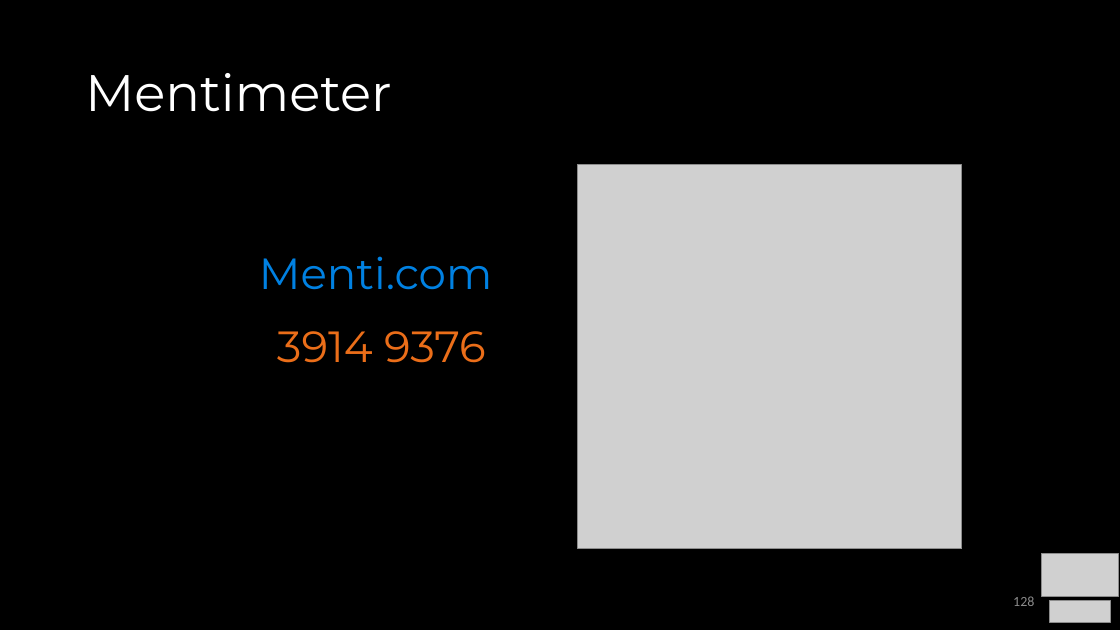
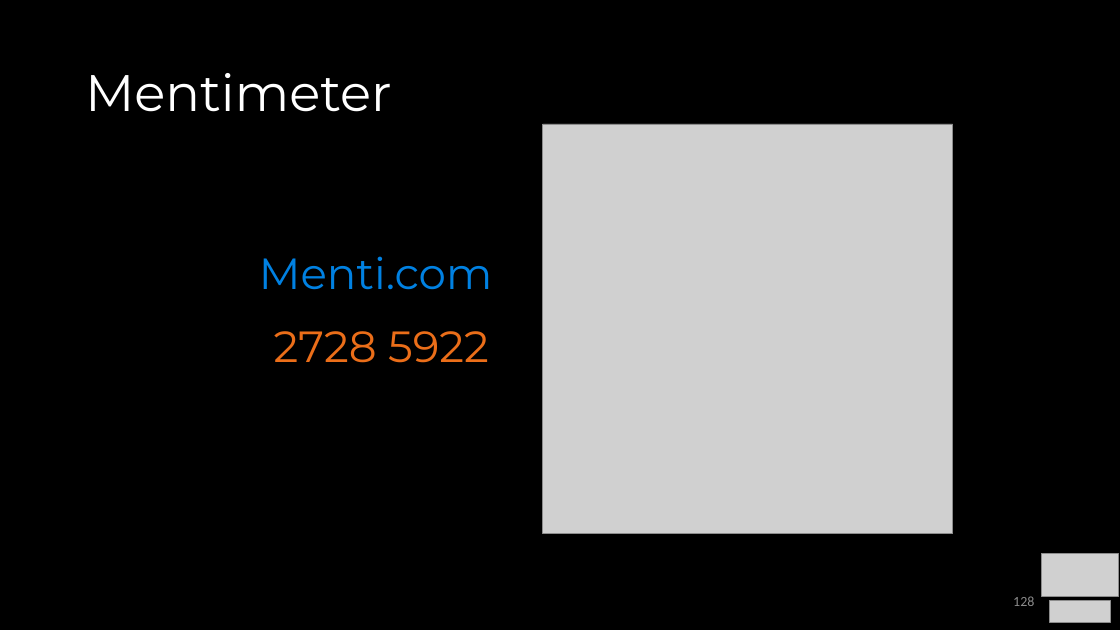
Before and after one commit to COP3530/Instructional-Content, a slide deck: slide 128 of Slides/Slides-PPT/6 - Sorting.pptx. Drawn at 1120x630 pixels with LibreOffice and Linux fonts; fonts in the diff are those of the drawing; grey boxes stand for pictures. Boxes give left, top, right and bottom in pixels: in the first picture for what was removed or moved away, otherwise in the second. Text is boxed around its words. In the diff, an @@ line names an element or a change of style, - is before the commit and + after.

Commit message:
sorting menti added

```diff
--- a/Slides/Slides-PPT/6 - Sorting.pptx
+++ b/Slides/Slides-PPT/6 - Sorting.pptx
@@ picture resized from (x1=578, y1=165, x2=963, y2=549) to (x1=543, y1=124, x2=953, y2=534) @@
@@ text at (x1=274, y1=331, x2=489, y2=363): text changed @@
-3914 9376
+2728 5922
```
